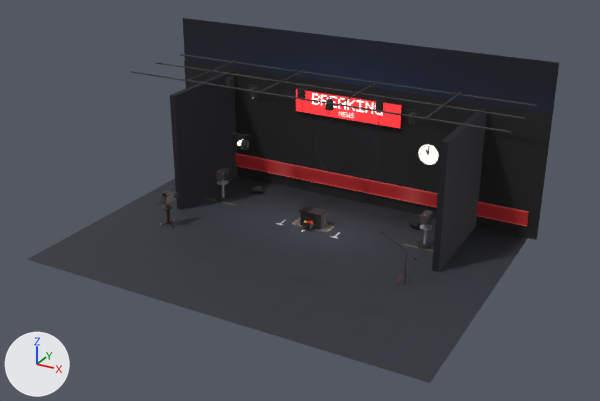
Before and after pictures for a commit that changed the Blender file art/stage-news.blend.
Before and after are seen from a 50 mm camera at (17.2, -32.3, 17.5) aimed at (0.9, -2.7, 2.7). The axes (+X, +Y, +Z) are drawn at lower left. The lights are the same throughout. The first picture is the older version.

Script lines for the objects in view, before the commit:
```python
me_seg_headlines = bpy.data.meshes.new('seg_headlines')
me_seg_headlines.from_pydata(...)  # 412 vertices, 271 faces; spans x -5.24..5.24, y -0.2..4.1, z 0.7..6.74
me_seg_headlines.materials.append(mat_set)
me_seg_lightsout = bpy.data.meshes.new('seg_lightsout')
me_seg_lightsout.from_pydata(...)  # 140 vertices, 101 faces; spans x -10.0..10.0, y -0.1..4.1, z 0.0..6.8
me_seg_lightsout.materials.append(mat_set)
me_set = bpy.data.meshes.new('set')
me_set.from_pydata(...)  # 260 vertices, 198 faces; spans x -10.0..10.0, y -9.0..4.2, z 0.0..8.5
me_set.materials.append(mat_set)
ob_seg_headlines = bpy.data.objects.new('seg_headlines', me_seg_headlines)
ob_seg_headlines.location = (0.0, 0.0, 0.0)
ob_seg_lightsout = bpy.data.objects.new('seg_lightsout', me_seg_lightsout)
ob_seg_lightsout.location = (0.0, 0.0, 0.0)
ob_set = bpy.data.objects.new('set', me_set)
ob_set.location = (0.0, 0.0, 0.0)
# also in view: 'seg_ticker' at (0.0, 2.0, 2.8)
```
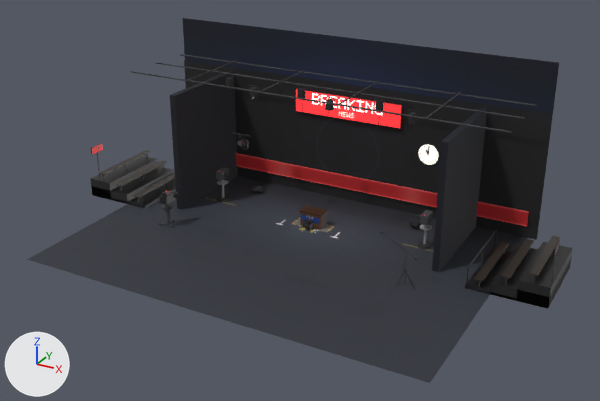
Where the change shows, as pixel boxes [x1, y1, x2, y2] in the pictures (600 x 401 px):
'audience', added: after [91, 143, 573, 309]

The change, as a diff of the scene's bpy script:
```diff
--- a/art/stage-news.blend.py
+++ b/art/stage-news.blend.py
@@ me_audience @@
+me_audience.from_pydata(...)  # 340 vertices, 254 faces; spans x -12.0..12.0, y -2.0..2.0, z 0.0..2.6
+me_audience.materials.append(mat_props)
@@ ob_audience @@
+ob_audience = bpy.data.objects.new('audience', me_audience)
+ob_audience.location = (0.0, 0.0, 0.0)
```
